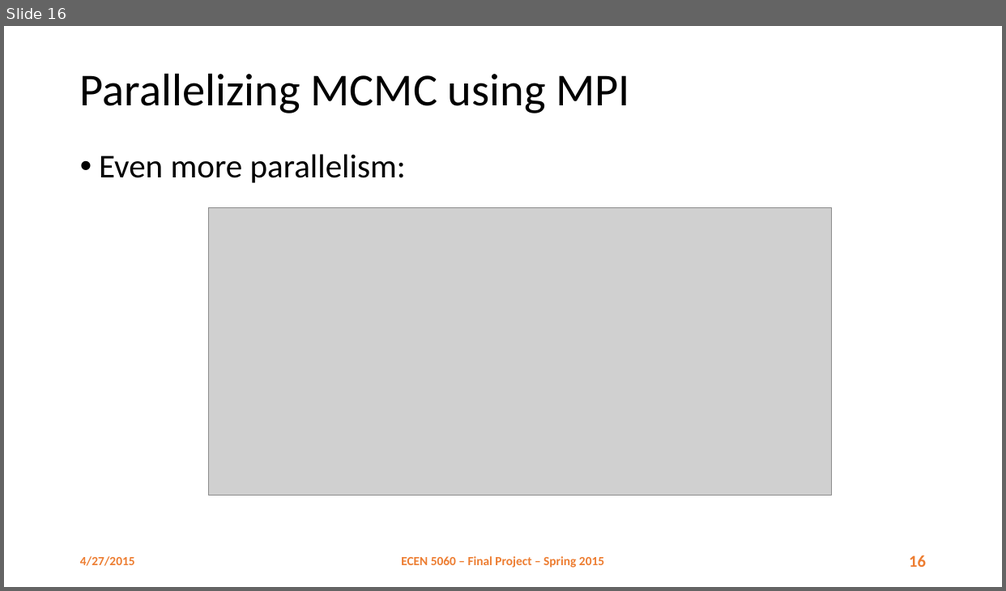
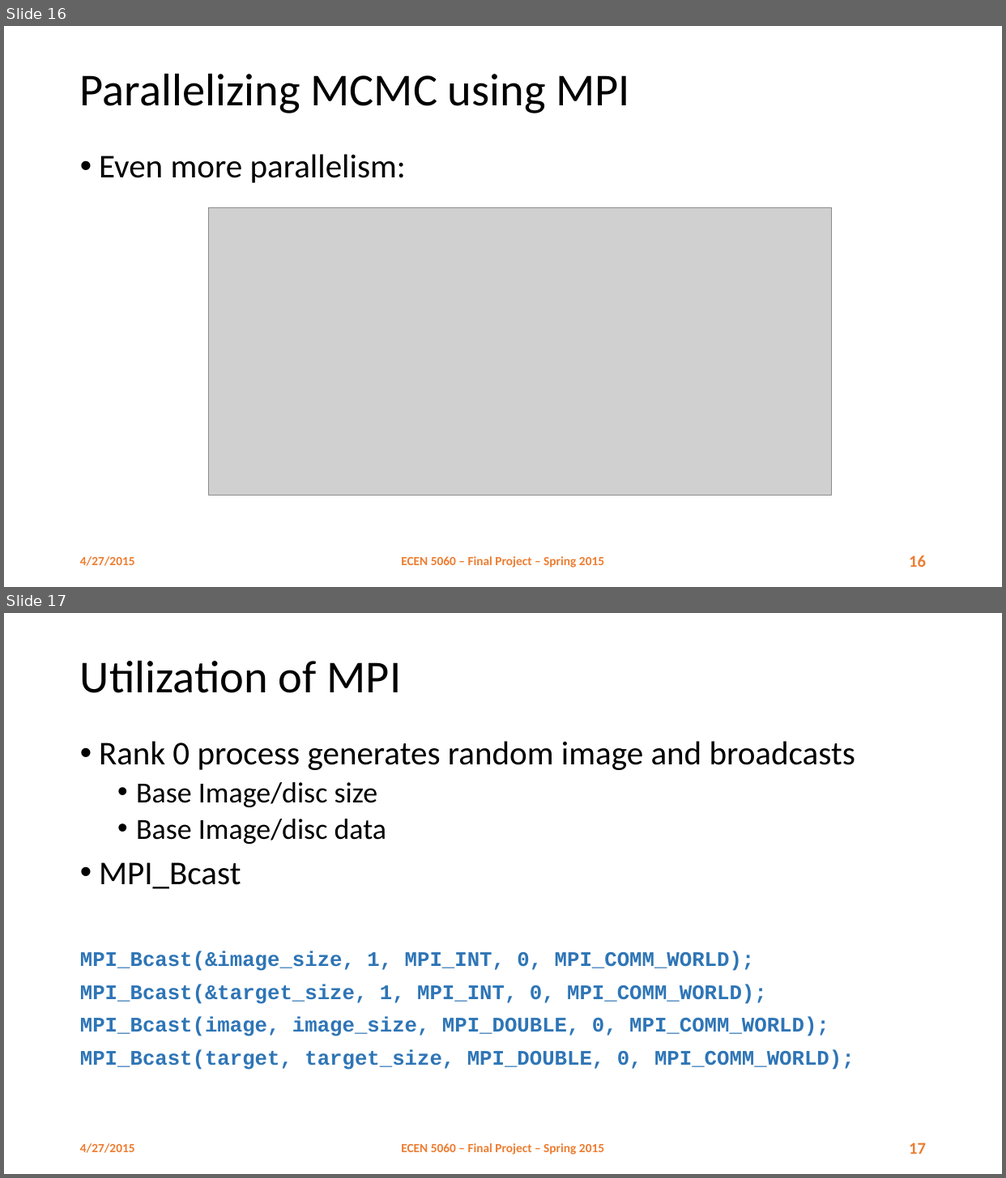
Before and after one commit to danhtuan/jdmcmc-mpi, a slide deck: report/Parallel MCMC.pptx. Shown one above the other, each under a label of ours: slide 16 before the commit, slides 16 and 17 after it. The pictures are 1006x591 and 1006x1178 pixels, drawn with LibreOffice and Linux fonts; fonts in the diff are those of the drawing; grey boxes stand for pictures; background and template pictures are left out. Boxes give left, top, right and bottom in pixels: in the first picture for what was removed or moved away, otherwise in the second. Text is boxed around its words. In the diff, an @@ line names an element or a change of style, - is before the commit and + after.

```diff
--- a/report/Parallel MCMC.pptx
+++ b/report/Parallel MCMC.pptx
@@ slide 17 added at (4, 613, 1002, 1174), background #FFFFFF @@
@@ title added at (80, 660, 402, 693), 44 pt, text #000000 @@
+Utilization of MPI
@@ text added at (80, 741, 855, 1070), 20 pt, text #2E75B6, bold @@
+• Rank 0 process generates random image and broadcasts
+  • Base Image/disc size
+  • Base Image/disc data
+• MPI_Bcast
+MPI_Bcast(&image_size, 1, MPI_INT, 0, MPI_COMM_WORLD);
+MPI_Bcast(&target_size, 1, MPI_INT, 0, MPI_COMM_WORLD);
+MPI_Bcast(image, image_size, MPI_DOUBLE, 0, MPI_COMM_WORLD);
+MPI_Bcast(target, target_size, MPI_DOUBLE, 0, MPI_COMM_WORLD);
@@ text added at (80, 1144, 135, 1153), 12 pt, text #ED7D31, bold @@
+4/27/2015
@@ text added at (401, 1144, 604, 1155), 12 pt, text #ED7D31, bold @@
+ECEN 5060 – Final Project – Spring 2015
@@ page number added at (909, 1143, 926, 1154), 16 pt, text #ED7D31, bold @@
+17
```
Also in this commit, not shown: 4 slides changed, 14 other slides added, 1 other file.
